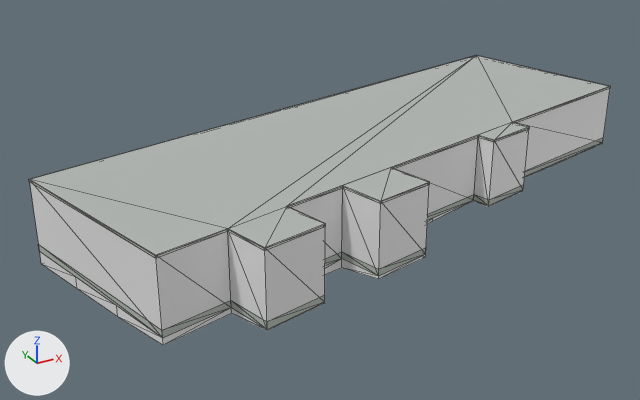
What one commit did to the glTF model public/models/buildings/osm-way-570947100.glb.
Both versions are drawn from a 50 mm lens placed at (-23.5, -36.5, 18.7), pointed at (-2.8, 1.1, 0.0). The axes (+X, +Y, +Z) are drawn at lower left. The lights are the same throughout. The picture after the commit comes second. Mesh edges are drawn as thin lines. Where no turn or scale is listed for an object, it has been applied to the vertices. Vertices at exactly the same position are counted once.

Before the edit, the objects in view are built like this:
```python
ob_building_foundation_570947100 = bpy.data.objects.new('building foundation 570947100', me_building_foundation_570947100)
ob_building_foundation_570947100.location = (0.0, 0.0, 0.0)
ob_reality_570947100_near_reality_flat_weathered_roof = bpy.data.objects.new('reality 570947100 near reality flat weathered roof', me_reality_570947100_near_reality_flat_weathered_roof)
ob_reality_570947100_near_reality_flat_weathered_roof.location = (0.0, 0.0, 0.0)
ob_reality_570947100_near_reality_pale_aluminum_sill = bpy.data.objects.new('reality 570947100 near reality pale aluminum sill', me_reality_570947100_near_reality_pale_aluminum_sill)
ob_reality_570947100_near_reality_pale_aluminum_sill.location = (0.0, 0.0, 0.0)
# also in view: 'reality 570947100 near reality concrete plinth' at (-0.3, 0.4, 0.2); 'reality 570947100 near reality aged pale plaster' at (-0.3, 0.4, 1.8)
```
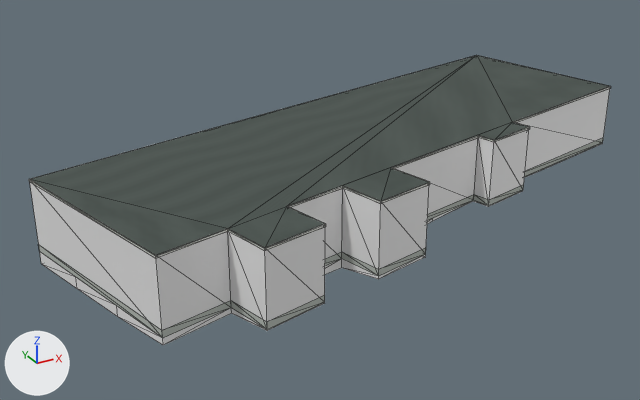
The change, as a diff of the scene's bpy script:
```diff
--- a/public/models/buildings/osm-way-570947100.glb.py
+++ b/public/models/buildings/osm-way-570947100.glb.py
@@ img_roof_color @@
+img_roof_color = load_image('roof-color', 'textures/1de3d7bb6546b7423004abcc0fb627c4d0c6ad03316b21d76a93f9bf4f470ca6.png', 256, 256, 'sRGB')
@@ mat_reality_flat_weathered_roof @@
 mat_reality_flat_weathered_roof = principled_material('reality flat weathered roof')
-mat_reality_flat_weathered_roof.base_color = (0.451, 0.475, 0.455)  # grey #b3b7b4
+mat_reality_flat_weathered_roof.texture = img_roof_color
 mat_reality_flat_weathered_roof.roughness = 0.83
@@ me_reality_570947100_near_reality_pale_aluminum_sill @@
 # used by ob_reality_570947100_near_reality_pale_aluminum_sill; location = (0.0, 0.0, 0.0)
-me_reality_570947100_near_reality_pale_aluminum_sill.from_pydata(...)  # 64 vertices, 32 faces; spans x -17.2..16.6, y -9.2..10.0, z 3.5..3.6
+me_reality_570947100_near_reality_pale_aluminum_sill.from_pydata(...)  # 80 vertices, 64 faces; spans x -17.2..16.6, y -9.2..10.0, z 3.5..3.6
+# me_reality_570947100_near_reality_pale_aluminum_sill part 1
+# 24 faces are deleted
+# 16 vertices are added at x -17.1..16.6, y -9.2..10.0, z 3.6
+# 56 new faces join them
 me_reality_570947100_near_reality_pale_aluminum_sill.materials.append(mat_reality_pale_aluminum_sill)
```

Where the change shows, as pixel boxes (x1, y1, x2, y2) in the pictures (640 x 400 px):
'reality 570947100 near reality flat weathered roof', surface changed (darker)
    both: (30, 55, 610, 255)
part 1 of me_reality_570947100_near_reality_pale_aluminum_sill, built on
    before: (31, 55, 611, 258)
    after: (29, 55, 611, 258)
